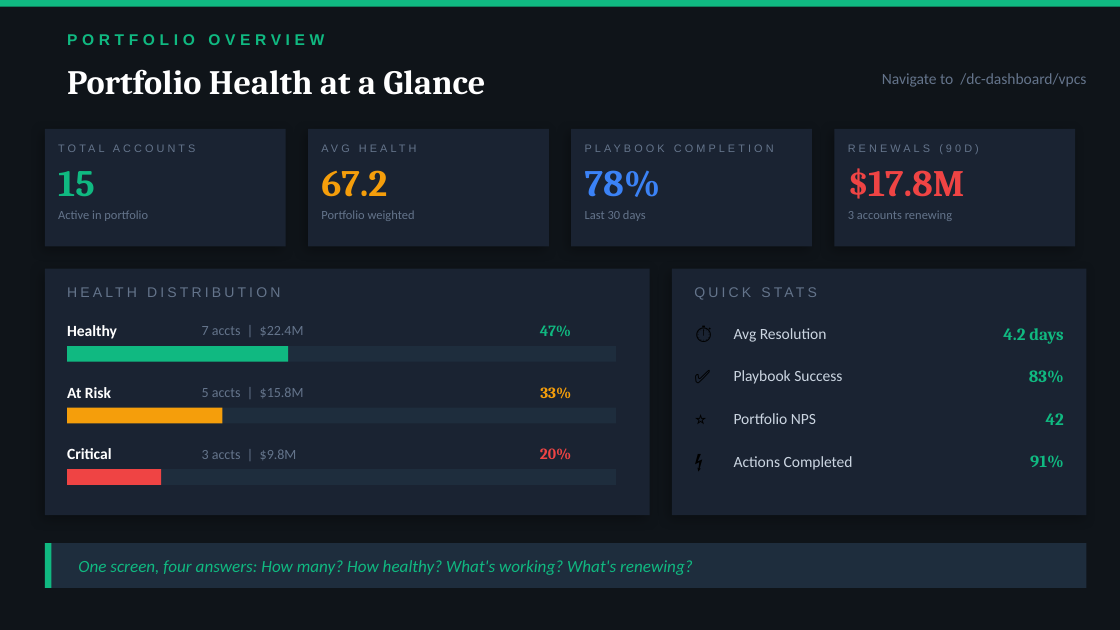
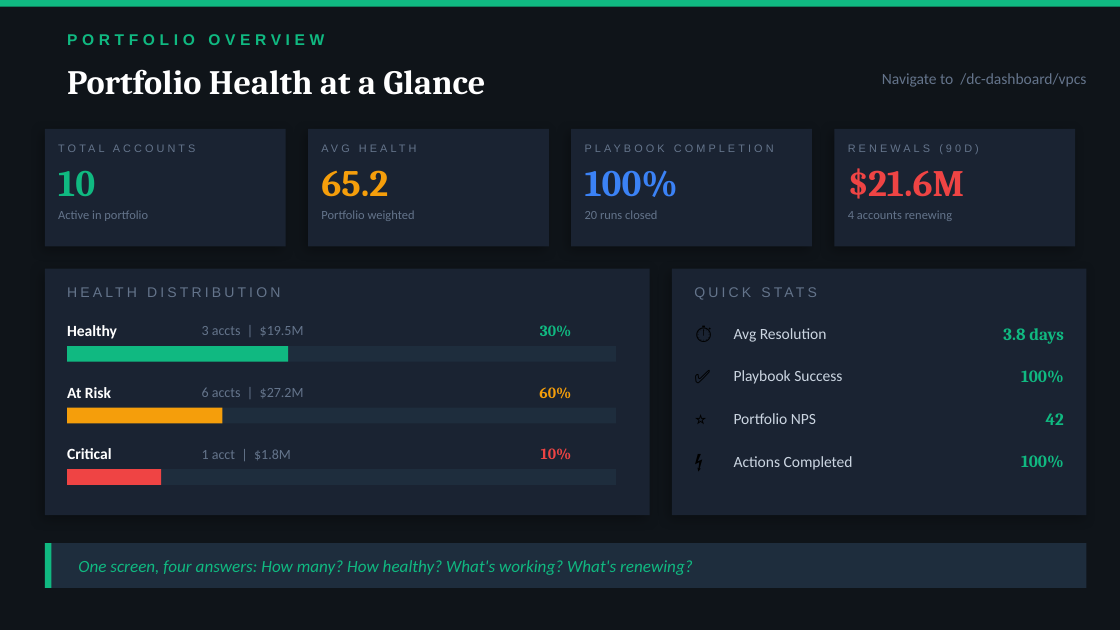
Before and after one commit to 21manoj/CustomerSuccessAI-DataCenter, a slide deck: slide 2 of kpi-dashboard/docs/CS_Pulse_VP_CS_Tutorial.pptx. Drawn at 1120x630 pixels with LibreOffice and Linux fonts; fonts in the diff are those of the drawing. Boxes give left, top, right and bottom in pixels: in the first picture for what was removed or moved away, otherwise in the second. Text is boxed around its words. In the diff, an @@ line names an element or a change of style, - is before the commit and + after.

```diff
--- a/kpi-dashboard/docs/CS_Pulse_VP_CS_Tutorial.pptx
+++ b/kpi-dashboard/docs/CS_Pulse_VP_CS_Tutorial.pptx
@@ text at [58,171,95,196]: text changed @@
-15
+10
@@ text at [321,170,388,197]: text changed @@
-67.2
+65.2
@@ text at [585,170,678,197]: text changed @@
-78%
+100%
@@ text at [848,168,964,199]: text changed @@
-$17.8M
+$21.6M
@@ text at [585,210,657,219]: text changed @@
-Last 30 days
+20 runs closed
@@ text at [848,211,952,221]: text changed @@
-3 accounts renewing
+4 accounts renewing
@@ text at [202,326,304,336]: text changed @@
-7 accts | $22.4M
+3 accts | $19.5M
@@ text at [540,325,571,336]: text changed @@
-47%
+30%
@@ text at [1003,328,1064,344]: text changed @@
-4.2 days
+3.8 days
@@ text at [202,388,304,398]: text changed @@
-5 accts | $15.8M
+6 accts | $27.2M
@@ text at [539,387,571,399]: text changed @@
-33%
+60%
@@ text at [1021,370,1064,382]: text changed @@
-83%
+100%
@@ text at [202,449,291,460]: text changed @@
-3 accts | $9.8M
+1 acct | $1.8M
@@ text at [541,448,572,460]: text changed @@
-20%
+10%
@@ text at [1021,455,1064,467]: text changed @@
-91%
+100%
```
Also in this commit, not shown: 7 other slides changed, 1 other file.
